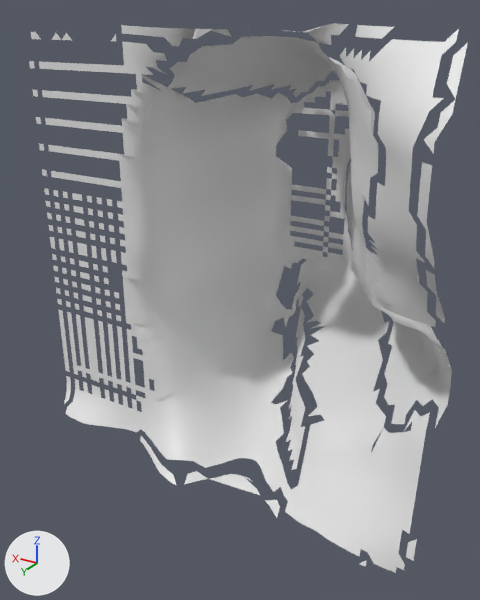
An edit to the OBJ model dec_mesh.obj, drawn before and after from the same camera.
Camera for both pictures: a 50 mm lens placed at (39.8, -304.4, 25.3), pointed at (58.1, -334.9, 10.1). The axes (+X, +Y, +Z) are drawn at lower left. The lights are the same throughout. Where no turn or scale is listed for an object, it has been applied to the vertices.

Script lines for the objects in view, before the commit:
```python
me_dec_mesh = bpy.data.meshes.new('dec_mesh')
me_dec_mesh.from_pydata(...)  # 3627 vertices, 5241 faces; spans x 45.0..69.9, y -348.0..-325.2, z 0.4..25.0
ob_dec_mesh = bpy.data.objects.new('dec_mesh', me_dec_mesh)
ob_dec_mesh.location = (0.0, 0.0, 0.0)
```
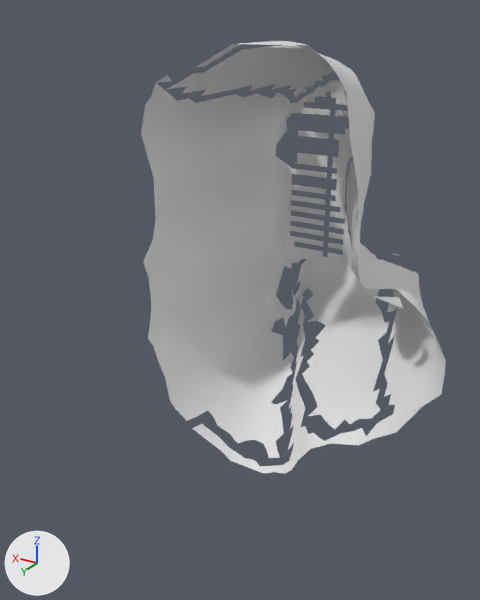
What differs and where, as boxes [x1, y1, x2, y2] in the pictures (480 x 600 px):
'dec_mesh', reshaped (30% narrower, 21% shorter): before [29, 23, 468, 573]; after [141, 41, 446, 474]
part 1 of me_dec_mesh, deleted: before [29, 25, 468, 567]
part 2 of me_dec_mesh, cut back: before [39, 23, 452, 573]; after [141, 75, 398, 459]

The change, as a diff of the scene's bpy script:
```diff
--- a/dec_mesh.obj.py
+++ b/dec_mesh.obj.py
@@ me_dec_mesh @@
 # used by ob_dec_mesh; location = (0.0, 0.0, 0.0)
-me_dec_mesh.from_pydata(...)  # 3627 vertices, 5241 faces; spans x 45.0..69.9, y -348.0..-325.2, z 0.4..25.0
+me_dec_mesh.from_pydata(...)  # 1889 vertices, 3049 faces; spans x 45.5..62.9, y -348.0..-332.0, z 0.8..24.2
+# me_dec_mesh part 1: 90 loose pieces with 728 vertices, spanning x 45.0..69.9, y -332.0..-325.2, z 0.4..25.0, are deleted
+# me_dec_mesh part 2: 3 vertices moved from x 58.7..62.8, y -348.0..-332.0, z 4.5..16.5 to x 59.1..62.1, y -348.0..-332.3, z 4.9..16.2; 1096 vertices removed from x 45.0..69.4, y -348.0..-327.2, z 0.7..25.0; 86 vertices added at x 48.5..62.9, y -348.0..-332.0, z 3.4..22.2
```
